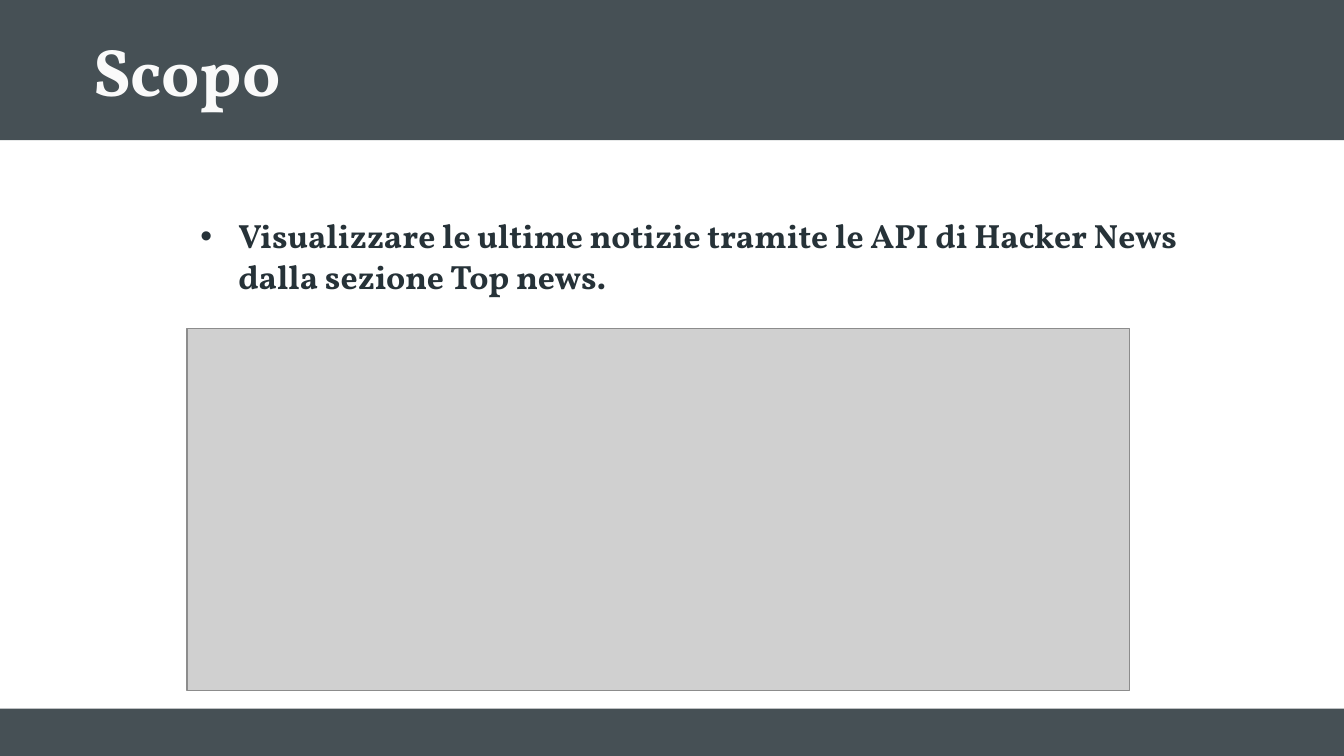
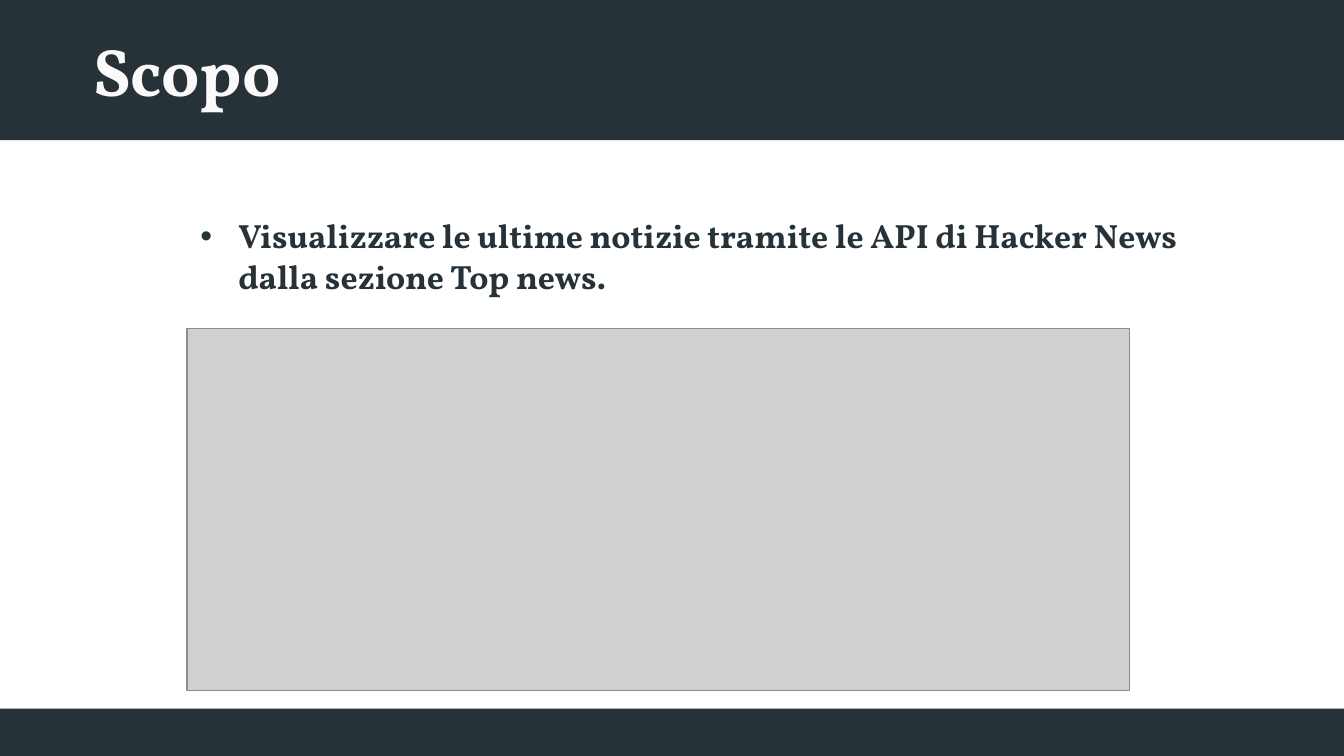
Before and after one commit to giovannipacelli2/news, a slide deck: slide 7 of src/assets/presentation/Presentazione_News.pptx. Drawn at 1344x756 pixels with LibreOffice and Linux fonts; fonts in the diff are those of the drawing; grey boxes stand for pictures. Boxes give left, top, right and bottom in pixels: in the first picture for what was removed or moved away, otherwise in the second. Text is boxed around its words. In the diff, an @@ line names an element or a change of style, - is before the commit and + after.

```diff
--- a/src/assets/presentation/Presentazione_News.pptx
+++ b/src/assets/presentation/Presentazione_News.pptx
@@ rectangle at box(0, 0, 1344, 140): fill #263238 at 85% opacity to #263238 @@
@@ round same rect at box(0, 709, 1344, 756): fill #263238 at 85% opacity to #263238 @@
```
Also in this commit, not shown: 8 other slides changed, 3 slides added, 7 slides removed, 7 other files.
